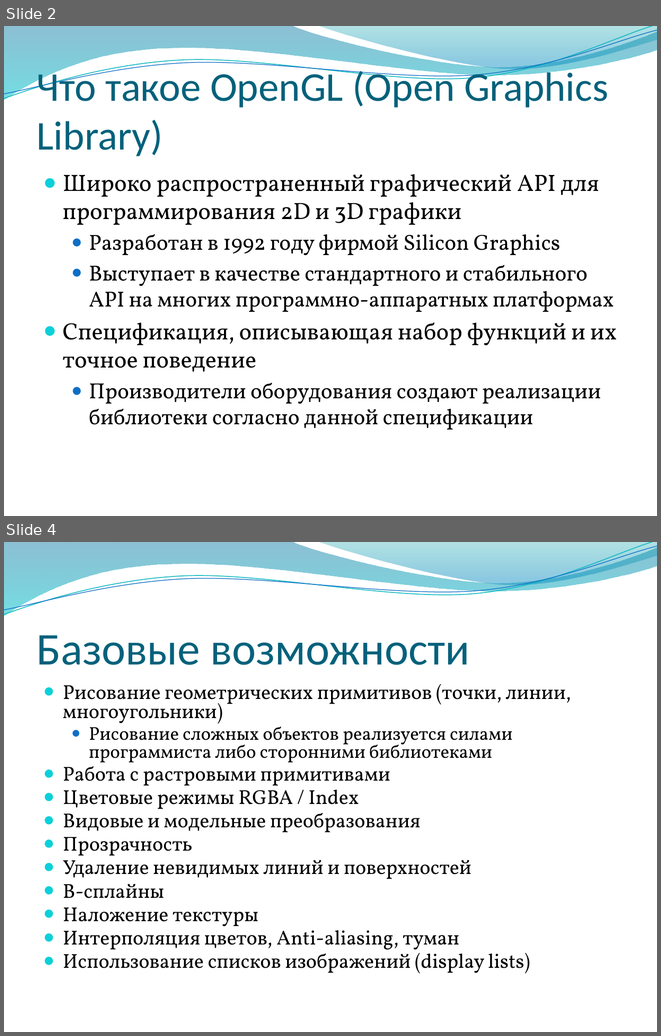
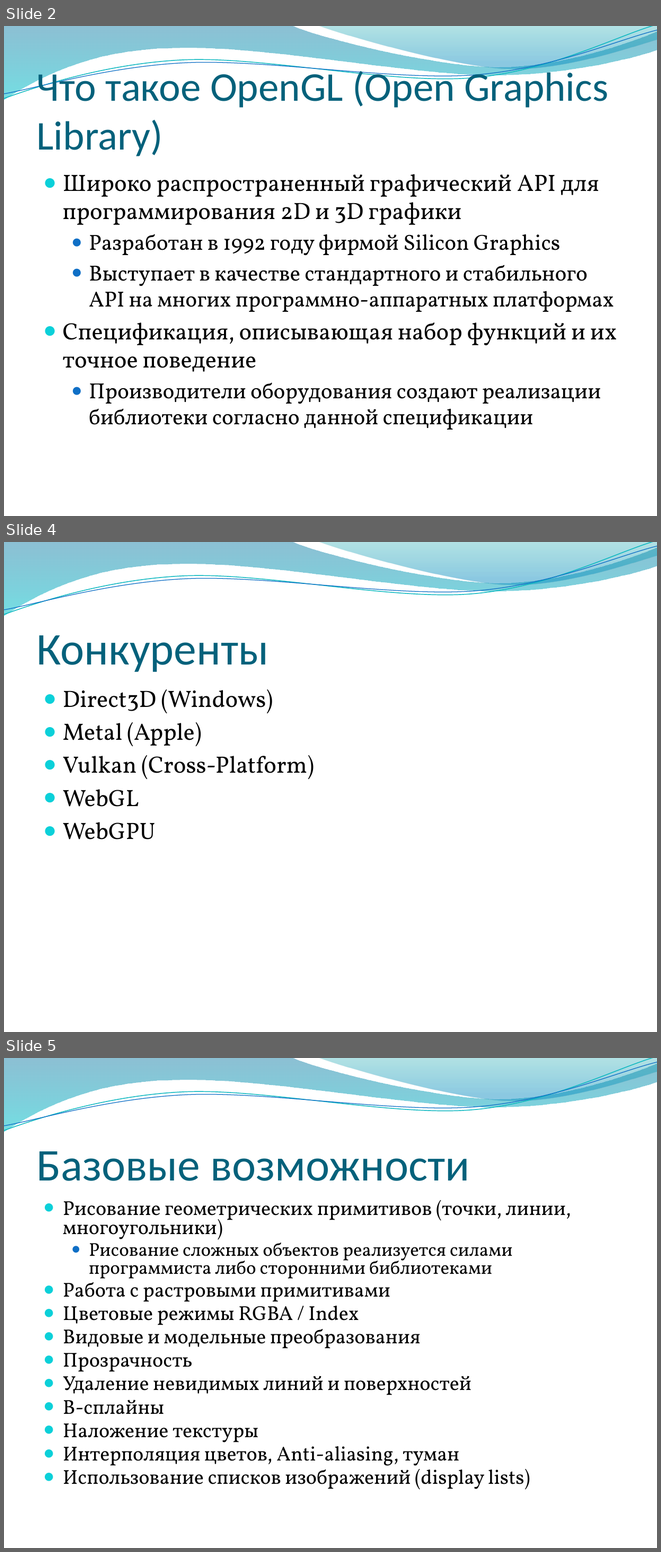
Before and after one commit to alexey-malov/cg-course, a slide deck: lectures/02 - Программирование компьютерной графики с использованием OpenGL.pptx. Shown one above the other, each under a label of ours: slides 2 and 4 before the commit, slides 2, 4 and 5 after it; the slides between them are not shown. The pictures are 661x1036 and 661x1552 pixels, drawn with LibreOffice and Linux fonts; fonts in the diff are those of the drawing; background and template pictures are left out. Boxes give left, top, right and bottom in pixels: in the first picture for what was removed or moved away, otherwise in the second. Text is boxed around its words. In the diff, an @@ line names an element or a change of style, - is before the commit and + after.

```diff
--- a/lectures/02 - Программирование компьютерной графики с использованием OpenGL.pptx
+++ b/lectures/02 - Программирование компьютерной графики с использованием OpenGL.pptx
@@ slide 4 added at bbox=[4, 542, 657, 1032], background picture (left out); not listed: 4 template elements that a slide beside it also shows @@
@@ title added at bbox=[37, 635, 269, 672], 50 pt, text #04617B @@
+Конкуренты
@@ text added at bbox=[63, 689, 314, 839], 26 pt, text #000000 @@
+● Direct3D (Windows)
+● Metal (Apple)
+● Vulkan (Cross-Platform)
+● WebGL
+● WebGPU
@@ what was slide 4 is now slide 5 @@
```
Also in this commit, not shown: 6 slides changed.
